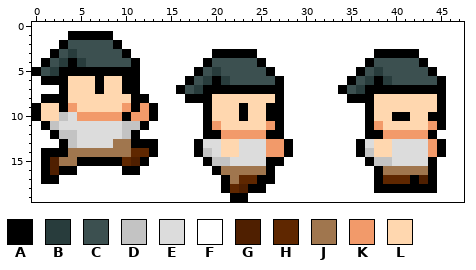
File history of a pixel-art sprite, img/enemies/basic/jumpRight.png. This is how it looked before the edit.
The file is 48x20 pixels.
Palette (. is transparent): A #000000  B #283c3c  C #3c5050  D #c3c3c3  E #dcdcdc  F #ffffff  G #4f1f00  H #5f2700  J #a0764e  K #f29a6a  L #ffd7af
After:
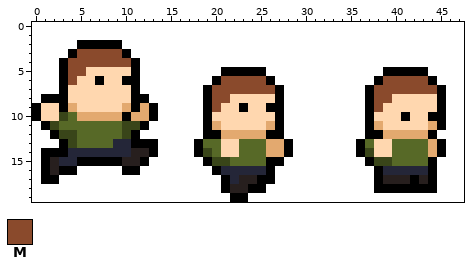
Colours new in this view: M #8a4a2c
The exact change:
Colour D changes from #c3c3c3 to #394519.
Colour E changes from #dcdcdc to #576927.
Colour H changes from #5f2700 to #271f1e.
Colour J changes from #a0764e to #242638.
Colour K changes from #f29a6a to #e3a96f.
The edit turns colour B into colour A in row 3 at x 4; in row 4 at x 3.
The edit turns colour C into colour A in row 2 at x 5 to 8; in row 5 at x 21 to 25 and 39 to 43; in row 6 at x 26 and 44.
The edit turns colour A into colour F in row 1 at x 4 to 8; in row 2 at x 3; in row 3 at x 2, 20 to 24 and 38 to 42; in row 4 at x 1, 19, 25, 37 and 43; in row 5 at x 0, 18, 26, 36 and 44; in row 6 at x 1 to 2, 17, 27, 35 and 45.
The edit turns colour A into colour F in row 7 at x 16 and 34; in row 8 at x 17 to 18 and 35 to 36.
The edit turns colour B into colour F in row 5 at x 2, 20 and 38; in row 6 at x 19 and 37; in row 7 at x 18 and 36.
The edit turns colour C into colour F in row 2 at x 4; in row 3 at x 3; in row 4 at x 2, 20 to 24 and 38 to 42; in row 5 at x 1, 19 and 37; in row 6 at x 18 and 36; in row 7 at x 17 and 35.
The edit turns colour G into colour H in row 15 at x 2 and 11; in row 16 at x 2; in row 17 at x 43; in row 18 at x 23.
The edit turns colour A into colour L in row 5 at x 6 to 10; in row 7 at x 7 and 10; in row 10 at x 23, 26 and 40.
The edit turns colour A into colour M in row 4 at x 4; in row 5 at x 4 to 5; in row 7 at x 20 to 26 and 38 to 44.
The edit turns colour B into colour M in row 4 at x 5; in row 6 at x 21 and 39.
The edit turns colour C into colour M in row 3 at x 5 to 9; in row 4 at x 6 to 10; in row 6 at x 22 to 25 and 40 to 43.
The edit turns colour L into colour M in row 6 at x 4; in row 8 at x 20 to 21 and 38 to 39; in row 9 at x 20 and 38.
Pixel boxes of the changes (left, top, right, bottom) in both pictures:
changed: (32, 31, 284, 193)
changed: (338, 49, 446, 184)
